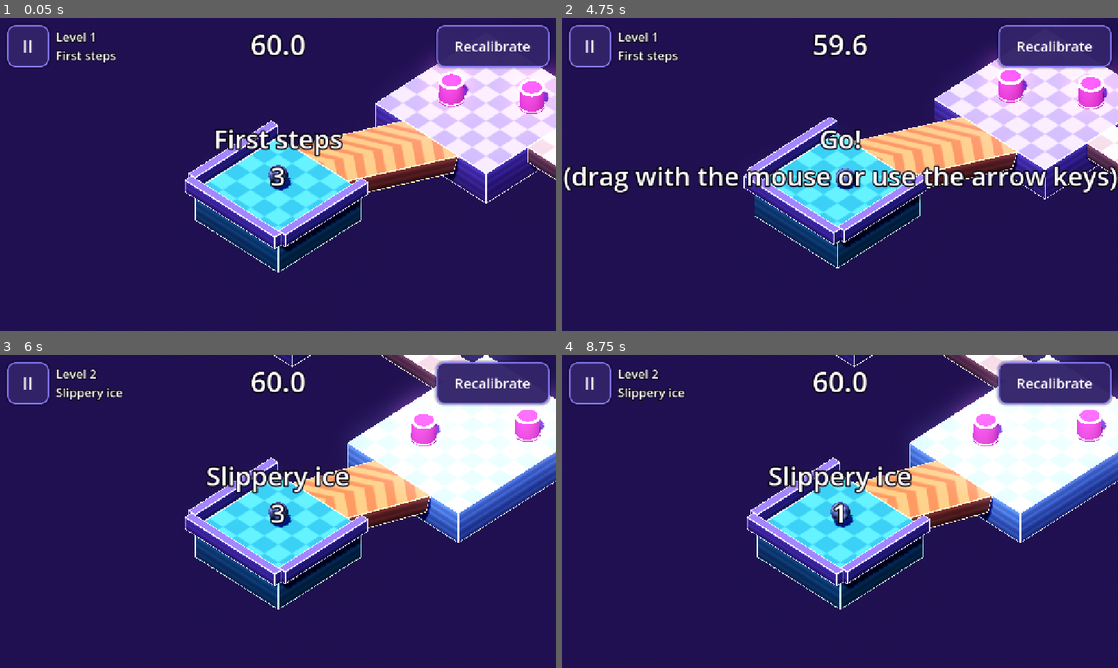
Above: before the commit, frames 1-4 (two rows, left to right).
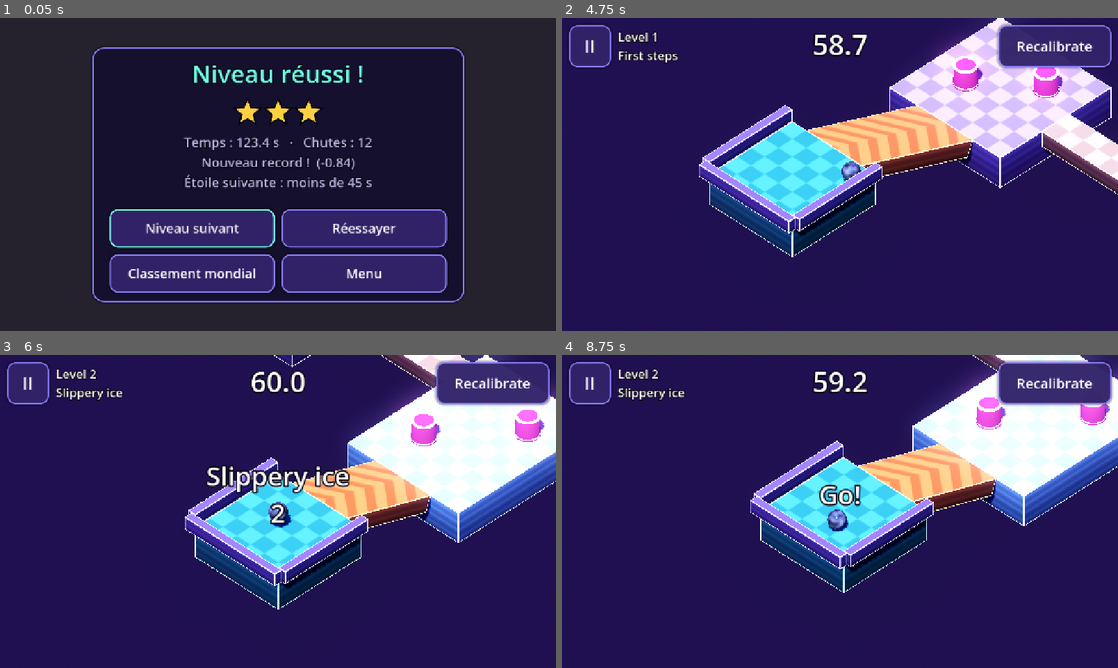
Above: after the commit, the same moments.

Repository: HernanDiaz/carreras-de-canicas
Game: Godot game, scene res://tools/smoke_test.tscn
Same seed, same stepped clock (60 frames per second), same inputs: the game is played once before the commit and once after it. This scene is started directly instead of the project's main scene.
Inputs (mouse positions are in pixels of both pictures, inside the frame that each line leads up to):
- Up to frame 1 (0.05 s): no input
- Up to frame 2 (4.75 s): click "II" at 0.5 s; click (840, 199) at 1.25 s, where only the run before the commit has a clickable "Restart level"; click "Recalibrate" at 2 s; tap Enter at 2.75 s; move the mouse to (962, 158) at 2.77 s; hold Right (ui_right) 2.78-3.5 s; click (962, 158) at 2.92 s; drag from (728, 190) to (812, 237) at 3.52 s; move the mouse to (895, 105) at 4.27 s; hold Right (ui_right) from 4.28 s (still down)
- Up to frame 3 (6 s): release Right (ui_right) at 5 s; drag from (250, 574) to (111, 464) at 5.02 s; move the mouse to (444, 558) at 5.77 s; hold Left (ui_left) from 5.78 s (still down)
- Up to frame 4 (8.75 s): release Left (ui_left) at 6.5 s; tap Space at 6.5 s; drag from (673, 464) to (756, 433) at 6.52 s; move the mouse to (867, 511) at 7.27 s; hold Down (ui_down) 7.28-8 s; click (867, 511) at 7.42 s; drag from (756, 433) to (728, 527) at 8.02 s

The runs differ from the first frame. In frame 1, 89% of the frame differs, in the area x 0-100%, y 0-100%; in frame 2, 28%; in frame 3, 0.1%; in frame 4, 19%.
Error before the commit: Invalid access to property or key 'physics_frame' on a base object of type 'null instance'. (res://tools/smoke_test.gd:87)

Commit message:
Fin de nivel: con 4 botones van en dos columnas para que quepa en el móvil
Con Siguiente, Reintentar, Clasificación y Menú, estrellas y tres líneas
de texto el panel medía 789 px de alto y no cabía en los 720 de la
pantalla. La prueba automática lo comprueba en los 15 idiomas.

Co-Authored-By: Claude Opus 5.5 <noreply@anthropic.com>

Diff:
--- a/scripts/ui.gd
+++ b/scripts/ui.gd
@@ -149,9 +149,20 @@
 		box.add_child(label(subtitle, 30, C_MUTED))
 	box.add_child(spacer(8))
 	var first: Button = null
+	# Con 4 botones o más, en dos columnas: en vertical no caben en los 720 px de alto de un
+	# móvil junto con el título, las estrellas y tres líneas de texto.
+	var holder: Container = box
+	if buttons.size() >= 4:
+		var grid := GridContainer.new()
+		grid.columns = 2
+		grid.add_theme_constant_override("h_separation", 16)
+		grid.add_theme_constant_override("v_separation", 16)
+		grid.size_flags_horizontal = Control.SIZE_SHRINK_CENTER
+		box.add_child(grid)
+		holder = grid
 	for entry in buttons:
 		var b := button(entry[0], entry[1])
-		box.add_child(b)
+		holder.add_child(b)
 		if first == null:
 			first = b
 	if first != null:
--- a/tools/smoke_test.gd
+++ b/tools/smoke_test.gd
@@ -16,6 +16,7 @@
 	GameState.persist = false
 	GameState.show_ghost = false
 	_check_cloud_merge()
+	await _check_overlay_fits()
 	for i in GameState.LEVELS.size():
 		await _check_level(i)
 	if _failures.is_empty():
@@ -24,6 +25,32 @@
 		for failure in _failures:
 			print("SMOKE FAIL ", failure)
 	get_tree().quit(0 if _failures.is_empty() else 1)
+
+
+## La pantalla de fin de nivel más cargada (4 botones, estrellas y 3 líneas) cabe en 1280x720,
+## en todos los idiomas.
+func _check_overlay_fits() -> void:
+	var holder := Control.new()
+	holder.theme = UI.make_theme()
+	holder.size = Vector2(1280, 720)
+	add_child(holder)
+	for locale in TranslationServer.get_loaded_locales():
+		TranslationServer.set_locale(locale)
+		var subtitle := "%s   ·   %s\n%s  (-0.84)\n%s" % [tr("TIME_FMT") % 123.4, tr("FALLS_FMT") % 12,
+			tr("NEW_RECORD"), tr("NEXT_STAR_FMT") % 45.0]
+		var buttons := []
+		for key in ["NEXT_LEVEL", "RETRY", "WORLD_RANKING", "MENU"]:
+			buttons.append([tr(key), func() -> void: pass])
+		var overlay := UI.overlay(tr("LEVEL_CLEARED"), subtitle, buttons, UI.stars(3, 64.0))
+		holder.add_child(overlay)
+		await get_tree().process_frame
+		var panel: Control = overlay.get_child(1).get_child(0)
+		var need := panel.get_combined_minimum_size()
+		if need.y > 720.0 or need.x > 1280.0:
+			_failures.append("pantalla de fin de nivel (%s) mide %s y no cabe en 1280x720" % [locale, need])
+		overlay.free()
+	GameState.apply_language()
+	holder.free()
 
 
 func _expect(condition: bool, what: String) -> void:
